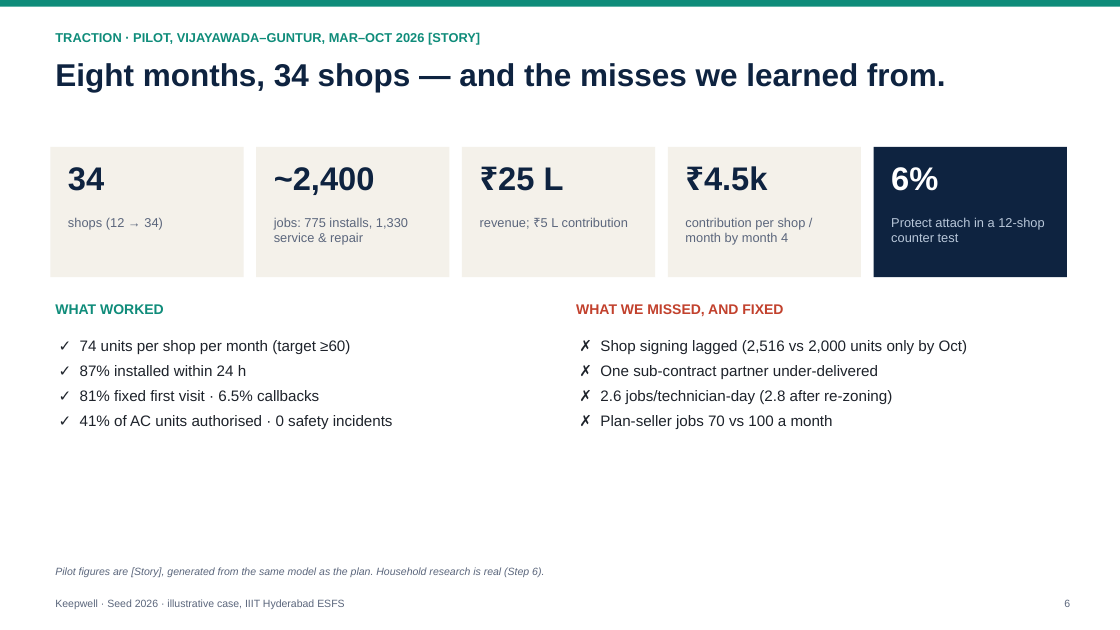
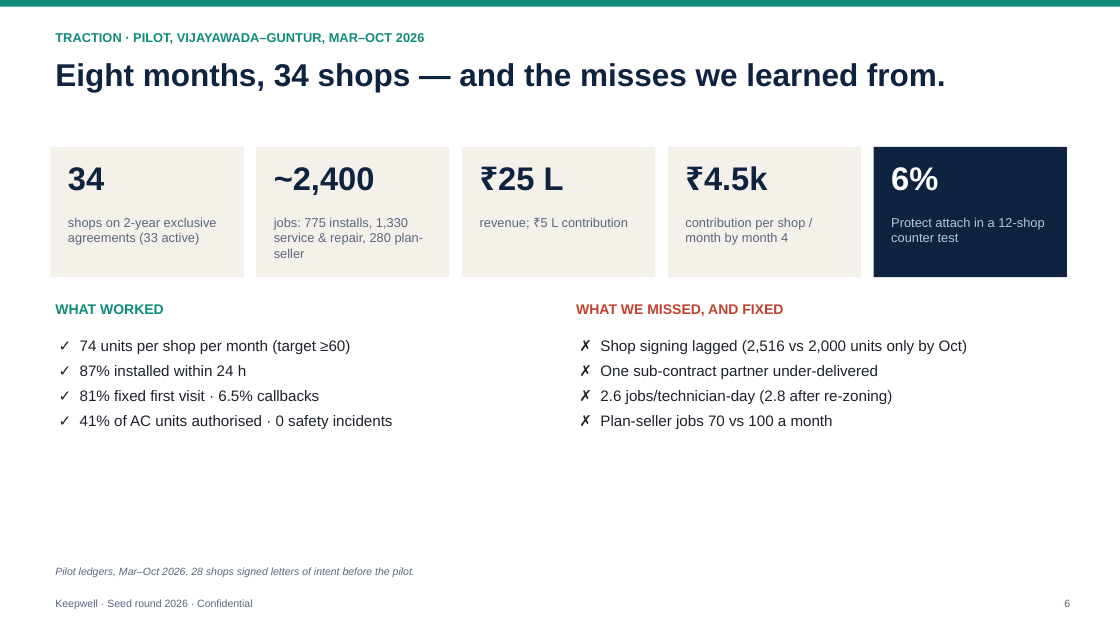
Before and after one commit to PrathyushaKalluri/keepwell, a slide deck: slide 6 of pitch_v2/deck/Keepwell_Seed_Deck.pptx. Drawn at 1120x630 pixels with LibreOffice and Linux fonts; fonts in the diff are those of the drawing. Boxes give left, top, right and bottom in pixels: in the first picture for what was removed or moved away, otherwise in the second. Text is boxed around its words. In the diff, an @@ line names an element or a change of style, - is before the commit and + after.

```diff
--- a/pitch_v2/deck/Keepwell_Seed_Deck.pptx
+++ b/pitch_v2/deck/Keepwell_Seed_Deck.pptx
@@ text at (55,33,425,44): text changed @@
-TRACTION · PILOT, VIJAYAWADA–GUNTUR, MAR–OCT 2026 [STORY]
+TRACTION · PILOT, VIJAYAWADA–GUNTUR, MAR–OCT 2026
@@ text at (68,217,217,245): text changed @@
-shops (12 → 34)
+shops on 2-year exclusive agreements (33 active)
@@ text at (274,217,424,258): text changed @@
-jobs: 775 installs, 1,330 service & repair
+jobs: 775 installs, 1,330 service & repair, 280 plan-seller
@@ text at (55,567,415,577): text changed @@
-Pilot figures are [Story], generated from the same model as the plan. Household research is real (Step 6).
+Pilot ledgers, Mar–Oct 2026. 28 shops signed letters of intent before the pilot.
@@ text at (55,599,252,609): text changed @@
-Keepwell · Seed 2026 · illustrative case, IIIT Hyderabad ESFS
+Keepwell · Seed round 2026 · Confidential
```
Also in this commit, not shown: 14 other slides changed, 46 other files.
